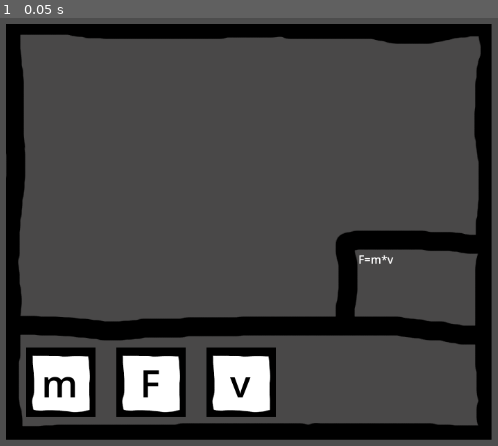
Above: before the commit, frame 1.
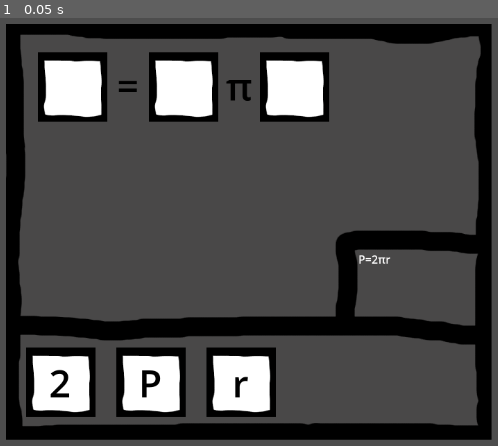
Above: after the commit, the same moment.

Repository: igorzasty2/wzimongus
Game: Godot game, scene res://scenes/mingames/fill_formulas/fill_formulas.tscn
The game is run twice, just before and just after one commit, with the same random seed, the same clock (stepped at 60 frames per second) and the same inputs. This scene is started directly instead of the project's main scene.
Inputs:
- Up to frame 1 (0.05 s): no input

The runs differ from the first frame. In frame 1, 7.4% of the frame differs, in the area x 7-79%, y 7-89%.

Commit message:
further development
The minigame can now be finished
Added places to put correct letters
New formulas are generated after finished previous one

Diff:
--- a/scenes/mingames/fill_formulas/assets/subscenes/Letter.gd
+++ b/scenes/mingames/fill_formulas/assets/subscenes/Letter.gd
@@ -3,6 +3,7 @@
 var mouse_on_object = false
 var original_position = position
 var id = ""
+var placed = false
 
 # Called when the node enters the scene tree for the first time.
 func _ready():
@@ -12,7 +13,7 @@
 # Called every frame. 'delta' is the elapsed time since the previous frame.
 func _process(delta):
 	#print(mouse_on_object)
-	if(Input.is_mouse_button_pressed(MOUSE_BUTTON_LEFT) && mouse_on_object):
+	if(Input.is_mouse_button_pressed(MOUSE_BUTTON_LEFT) && mouse_on_object && placed == false):
 		position = 	get_viewport().get_mouse_position()
 
 
@@ -20,10 +21,11 @@
 	position = original_position
 
 func _on_mouse_entered():
-	if (!get_parent().isMoving):
+	if (!get_parent().isMoving && placed == false):
 		mouse_on_object = true
 		get_parent().isMoving = true
 		get_parent().isMovingId = id
+		get_parent().moving = self
 
 
 func _on_mouse_exited():
--- a/scenes/mingames/fill_formulas/assets/subscenes/letter.tscn
+++ b/scenes/mingames/fill_formulas/assets/subscenes/letter.tscn
@@ -4,7 +4,7 @@
 [ext_resource type="Texture2D" uid="uid://baufr16iq3322" path="res://scenes/mingames/fill_formulas/assets/guiElements/letter.png" id="2_2ff2l"]
 
 [sub_resource type="RectangleShape2D" id="RectangleShape2D_othcc"]
-size = Vector2(100, 100)
+size = Vector2(118, 118)
 
 [node name="Letter" type="StaticBody2D"]
 input_pickable = true
@@ -14,6 +14,7 @@
 texture = ExtResource("2_2ff2l")
 
 [node name="CollisionShape2D" type="CollisionShape2D" parent="."]
+position = Vector2(-1, -1)
 shape = SubResource("RectangleShape2D_othcc")
 
 [node name="LetterInBox" type="RichTextLabel" parent="."]
--- /dev/null
+++ b/scenes/mingames/fill_formulas/assets/subscenes/space.tscn
@@ -0,0 +1,17 @@
+[gd_scene load_steps=4 format=3 uid="uid://b8jnj26cphyrx"]
+
+[ext_resource type="Script" path="res://space.gd" id="1_owc2v"]
+[ext_resource type="Texture2D" uid="uid://baufr16iq3322" path="res://scenes/mingames/fill_formulas/assets/guiElements/letter.png" id="2_g6dns"]
+
+[sub_resource type="RectangleShape2D" id="RectangleShape2D_utoeq"]
+size = Vector2(100, 100)
+
+[node name="space" type="Area2D"]
+script = ExtResource("1_owc2v")
+metadata/_edit_group_ = true
+
+[node name="Sprite2D" type="Sprite2D" parent="."]
+texture = ExtResource("2_g6dns")
+
+[node name="CollisionShape2D" type="CollisionShape2D" parent="."]
+shape = SubResource("RectangleShape2D_utoeq")
--- a/scenes/mingames/fill_formulas/fill_formulas.gd
+++ b/scenes/mingames/fill_formulas/fill_formulas.gd
@@ -1,23 +1,42 @@
 extends Node2D
 
-const formulas = {0: "F=m*v", 1: "v=s/t", 2:"a=v/t"}
+const formulas = {0: "F=m*v", 1: "v=s/t", 2:"a=v/t", 3:"P=a*a", 4:"P=a*h", 5:"P=2πr"}
 var innertext:RichTextLabel
 var letters = []
 var isMoving = false
 var isMovingId = 0
+var moving
+var generated = []
+var times_generated = 0
+var point = 0
 
 # Called when the node enters the scene tree for the first time.
 func _ready():
-	var r = randi_range(0, formulas.size()-1)
-	_generate_letters(formulas[r])
+	random_generate()
+
 
 # Called every frame. 'delta' is the elapsed time since the previous frame.
 func _process(delta):
-	letters = get_children()
-	for i in range(1, 4):
-		var l = letters[-i]
-		if(l.position.y > 620 || l.position.y < 20 || l.position.x > 900 || l.position.x < 215):
-			l.return_to_orig_pos()
+	letters = _get_letters()
+	var spaces = _get_spaces()
+	for l in letters:
+		if moving != null && moving.placed == false:
+			var correct_space = _get_correct_space(moving.id, spaces)
+			if(correct_space.correct_area.has_point(moving.position)):
+				if(!Input.is_mouse_button_pressed(MOUSE_BUTTON_LEFT)):
+					moving.position = correct_space.position
+					moving.placed = true
+					correct_space.queue_free()
+					point += 1
+			else: if !Input.is_mouse_button_pressed(MOUSE_BUTTON_LEFT) && l.placed != true:
+				l.return_to_orig_pos()
+	if((point == 3 || point == 6) && point/3 == times_generated):
+		random_generate()
+	if(point == 9):
+		$finish.visible = true
+		for l in get_children():
+			if(l.name != "finish"):
+				l.queue_free()
 
 func _generate_letters(formula:String):
 	var r = ["024", "204", "240", "042", "402", "420"]
@@ -31,6 +50,49 @@
 		innertext.text = "[center][font_size={55}][color=black]"
 		innertext.text += formula[int(c[i])] + "[/color][/font_size][/center]"
 		letter.original_position = letter.position
-		letter.id = i
+		letter.id = formula[int(c[i])]
 		add_child(letter)
 	$Hint.text += formula + "\n"
+
+func _generate_formula(formula:String):
+	var x_shift = Vector2(80, 0)
+	var y_shift = Vector2(0, 120)
+	for i in range(0, formula.length()):
+		if(i % 2 == 0):
+			var space = preload("res://scenes/mingames/fill_formulas/assets/subscenes/space.tscn").instantiate()
+			space.position = $startOfFormula.position + x_shift * i + y_shift * times_generated
+			space.wanted_letter = formula[i]
+			add_child(space)
+			space._set_area()
+		else:
+			var text:RichTextLabel = RichTextLabel.new()
+			text.position = ($startOfFormula.position - Vector2(40, 40)) + x_shift * i + y_shift * times_generated
+			text.size = Vector2(80, 80)
+			text.bbcode_enabled = true
+			text.text = "[center][font_size={55}][color=black]" + formula[i] + "[/color][/font_size][/center]"
+			add_child(text)
+
+func _get_letters():
+	var children = []
+	for child in get_children():
+		if child is StaticBody2D:
+			children.append(child)
+	return children
+func _get_spaces():
+	var spaces = []
+	for child in get_children():
+		if child is Area2D:
+			spaces.append(child)
+	return spaces
+func _get_correct_space(letter, spaces):
+	for space in spaces:
+		if space.wanted_letter == letter:
+			return space
+
+func random_generate():
+	var r = randi_range(0, formulas.size()-1)
+	if !generated.has(formulas[r]):
+		_generate_formula(formulas[r])
+		_generate_letters(formulas[r])
+		generated.append(formulas[r])
+		times_generated += 1
--- a/scenes/mingames/fill_formulas/fill_formulas.tscn
+++ b/scenes/mingames/fill_formulas/fill_formulas.tscn
@@ -1,7 +1,8 @@
-[gd_scene load_steps=3 format=3 uid="uid://buspc3xb5jkoq"]
+[gd_scene load_steps=4 format=3 uid="uid://buspc3xb5jkoq"]
 
 [ext_resource type="Script" path="res://scenes/mingames/fill_formulas/fill_formulas.gd" id="1_d3uug"]
 [ext_resource type="Texture2D" uid="uid://dh8gao0ctsou1" path="res://scenes/mingames/fill_formulas/assets/guiElements/minigameGui.png" id="1_s1dx8"]
+[ext_resource type="Texture2D" uid="uid://d2w7tbj37kix7" path="res://scenes/mingames/fill_formulas/assets/guiElements/congratulaciones.png" id="3_oyuu4"]
 
 [node name="fill_formulas" type="Node2D"]
 script = ExtResource("1_d3uug")
@@ -20,5 +21,10 @@
 [node name="firstLetter" type="Marker2D" parent="."]
 position = Vector2(291, 540)
 
-[node name="Marker2D" type="Marker2D" parent="."]
-position = Vector2(309, 114)
+[node name="startOfFormula" type="Marker2D" parent="."]
+position = Vector2(308, 114)
+
+[node name="finish" type="Sprite2D" parent="."]
+visible = false
+position = Vector2(575, 325)
+texture = ExtResource("3_oyuu4")
--- /dev/null
+++ b/space.gd
@@ -0,0 +1,17 @@
+extends Area2D
+
+var base_area:Rect2
+var wanted_letter
+var correct_area:Rect2
+
+# Called when the node enters the scene tree for the first time.
+func _ready():
+	base_area = $Sprite2D.get_rect()
+
+
+# Called every frame. 'delta' is the elapsed time since the previous frame.
+func _process(delta):
+	pass
+
+func _set_area():
+	correct_area = Rect2(position - base_area.size/2, base_area.size)
Binary file added: scenes/mingames/fill_formulas/assets/guiElements/congratulaciones.png
Not shown, added: scenes/mingames/fill_formulas/assets/guiElements/congratulaciones.png.import
